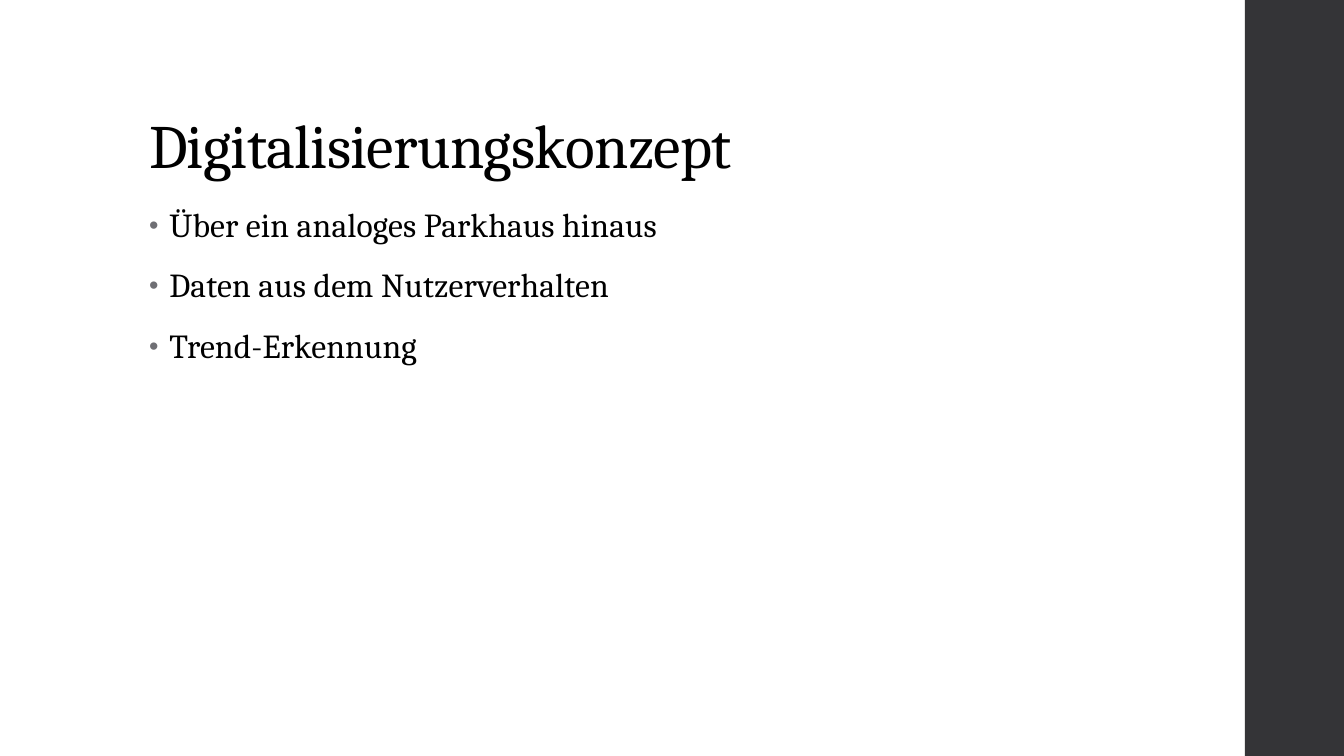
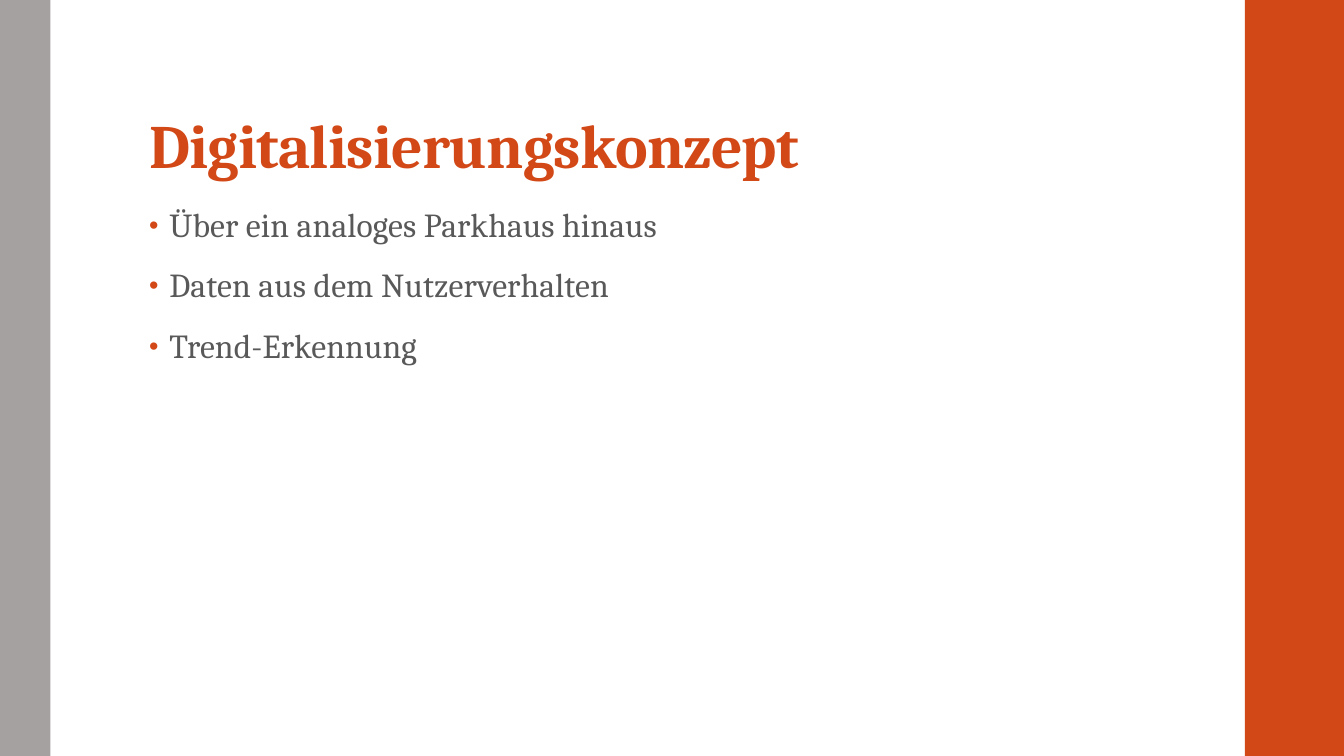
Before and after one commit to CodeIsJustLikeMagic/SE1Minutes, a slide deck: slide 2 of Projekt Diagramme/19 Präsentation und Demo.pptx. Drawn at 1344x756 pixels with LibreOffice and Linux fonts; fonts in the diff are those of the drawing. Boxes give left, top, right and bottom in pixels: in the first picture for what was removed or moved away, otherwise in the second. Text is boxed around its words. In the diff, an @@ line names an element or a change of style, - is before the commit and + after.

```diff
--- a/Projekt Diagramme/19 Präsentation und Demo.pptx
+++ b/Projekt Diagramme/19 Präsentation und Demo.pptx
@@ rectangle added at bbox=[0, 0, 50, 756], fill #A6A1A1 @@
@@ rectangle at bbox=[1245, 0, 1344, 756]: fill #353537 to #D34817 @@
@@ title "Digitalisierungskonzept" at bbox=[149, 125, 799, 181]: text colour #000000 to #D34817, bold on @@
@@ text "Über ein analoges Parkhaus hinaus" at bbox=[169, 209, 657, 366]: text colour #000000 to #595959; bullet colour #6F6F74 to #D34817 @@
```
Also in this commit, not shown: 6 other slides changed.
